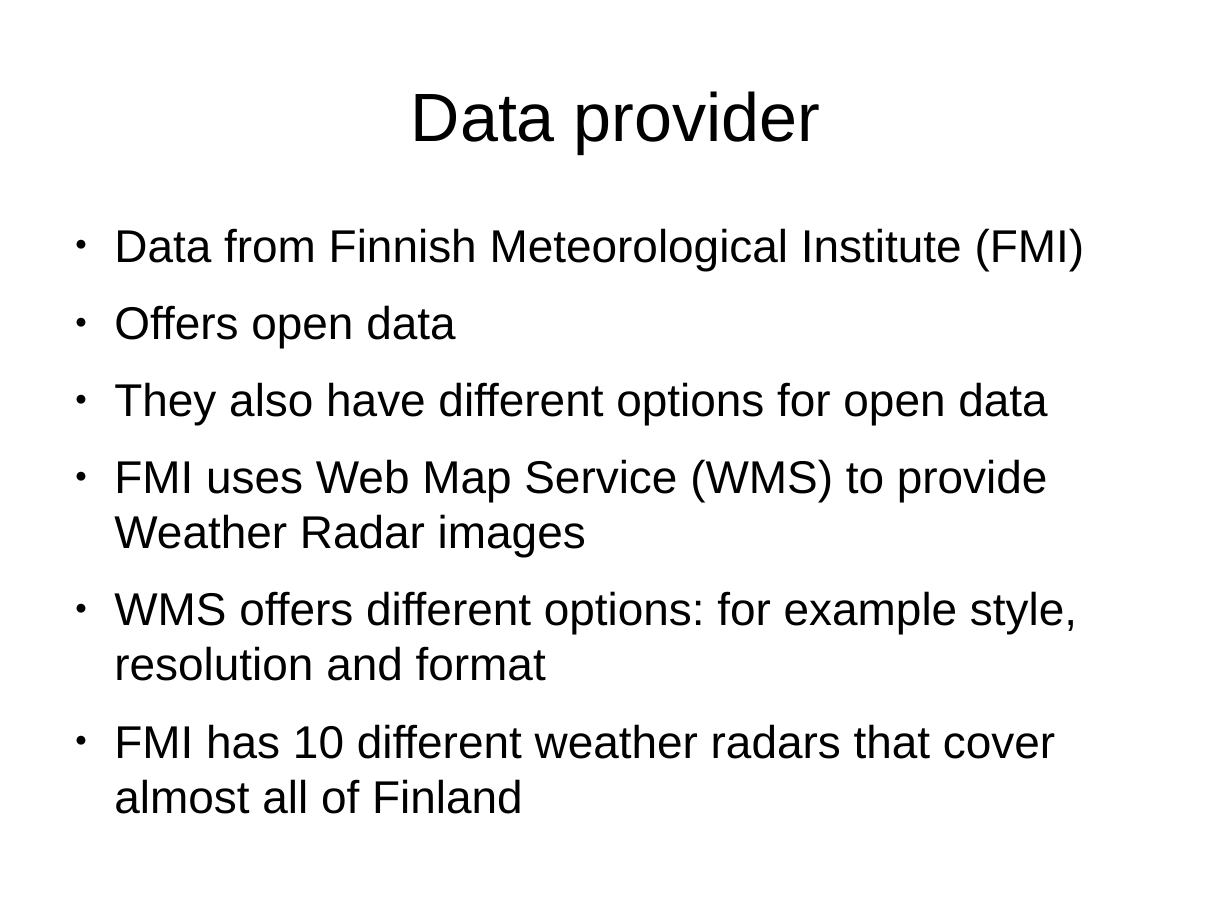
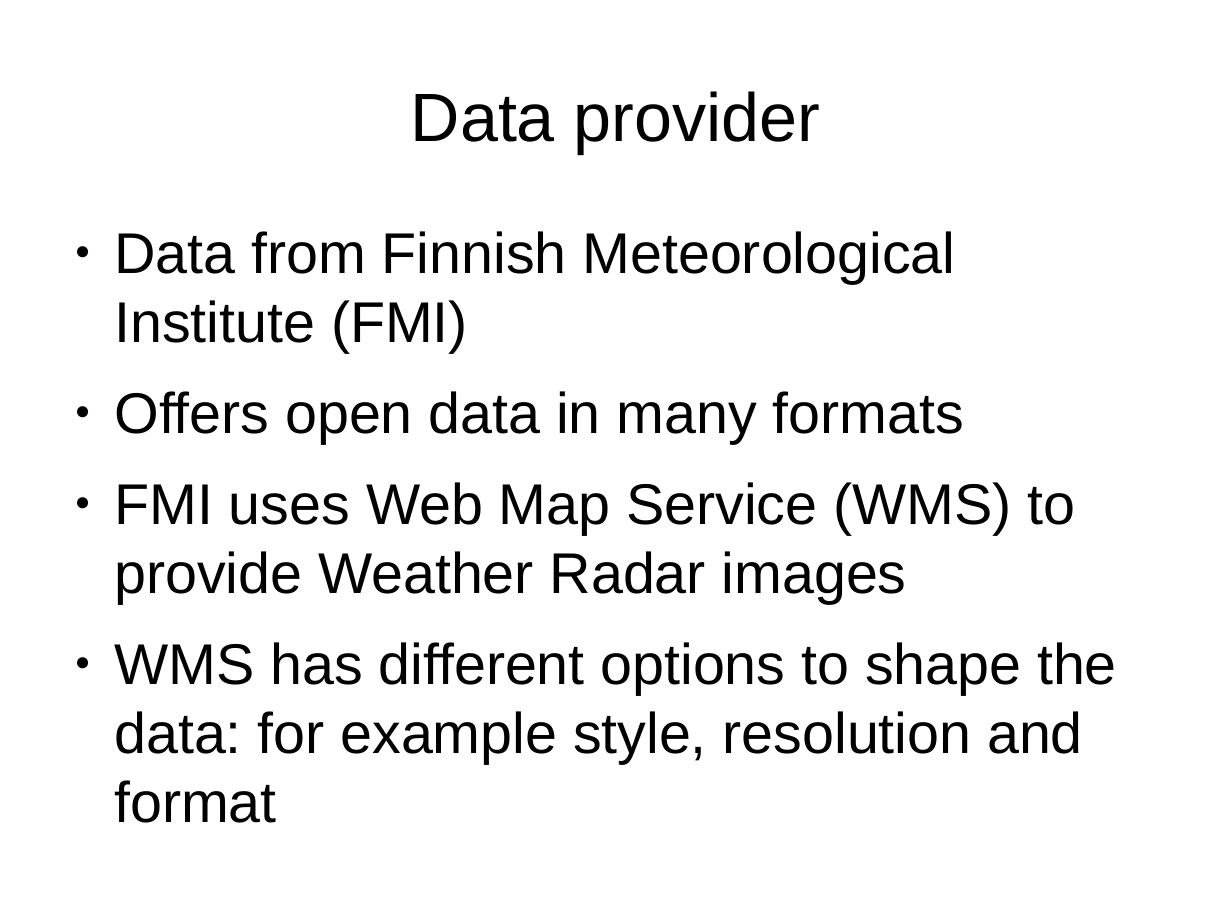
Before and after one commit to mihassin/Radar-image-clustering, a slide deck: slide 3 of docs/PPML-persentation.odp. Drawn at 1232x924 pixels with LibreOffice and Linux fonts; fonts in the diff are those of the drawing. Boxes give left, top, right and bottom in pixels: in the first picture for what was removed or moved away, otherwise in the second. Text is boxed around its words. In the diff, an @@ line names an element or a change of style, - is before the commit and + after.

Commit message:
last edit

```diff
--- a/docs/PPML-persentation.odp
+++ b/docs/PPML-persentation.odp
@@ text at <box>114,231,1075,603</box>: size 29.6 to 37 pt in "Data from Finnish Meteorological Institute (FMI)", "FMI uses Web Map Service (WMS) to ..." @@
@@ text at <box>114,391,964,443</box>: text changed; size 29.6 to 37 pt @@
-● Offers open data
-● They also have different options for open data
+● Offers open data in many formats
@@ text at <box>114,642,1117,763</box>: text changed; size 29.6 to 37 pt @@
-● WMS offers different options: for example style, resolution and format
-● FMI has 10 different weather radars that cover almost all of Finland
+● WMS has different options to shape the data: for example style, resolution and format
```
Also in this commit, not shown: 1 other slide changed.
